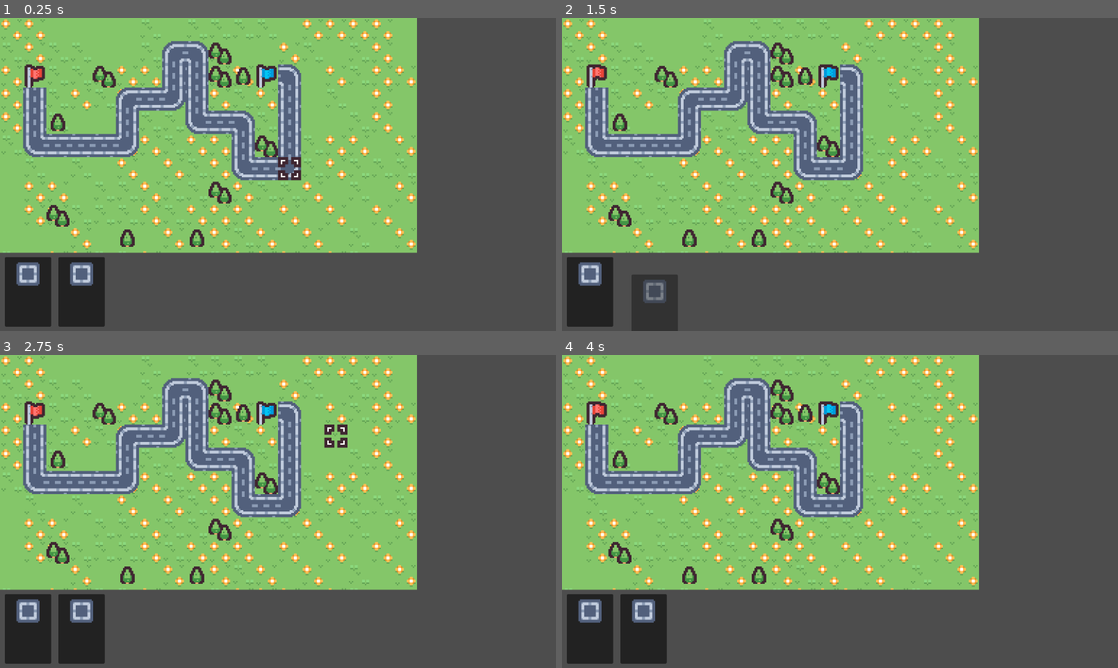
Above: before the commit, frames 1-4 (two rows, left to right).
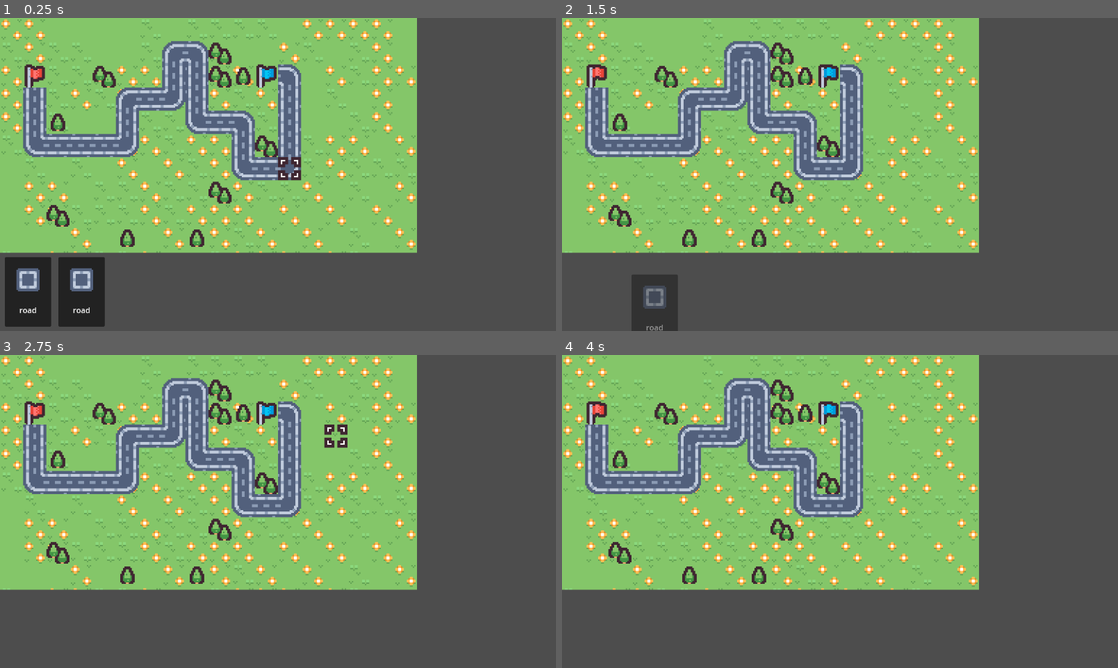
Above: after the commit, the same moments.

Repository: nuzcraft/trails-roads-rails
Game: Godot game, scene res://scenes/main.tscn
Same seed, same stepped clock (60 frames per second), same inputs: the game is played once before the commit and once after it.
Inputs (mouse positions are in pixels of both pictures, inside the frame that each line leads up to):
- Up to frame 1 (0.25 s): no input
- Up to frame 2 (1.5 s): tap Enter at 0.5 s; move the mouse to (589, 293) at 0.52 s; click (589, 293) at 0.67 s; tap Space at 1.25 s; move the mouse to (645, 293) at 1.27 s; click (645, 293) at 1.42 s
- Up to frame 3 (2.75 s): tap Enter at 2 s; move the mouse to (333, 442) at 2.02 s; click (333, 442) at 2.17 s
- Up to frame 4 (4 s): tap Space at 2.75 s; move the mouse to (812, 574) at 2.77 s; click (812, 574) at 2.92 s; tap Enter at 3.5 s; move the mouse to (1006, 558) at 3.52 s; click (1006, 558) at 3.67 s

The runs differ from the first frame. In frame 1, 0.6% of the frame differs, in the area x 2-17%, y 78-95%; in frame 2, 2.1%; in frame 3, 3.7%, in the area x 0-19%, y 76-99%; in frame 4, 3.7%.

Commit message:
cards can now affect the grid

Diff:
--- a/scenes/card.gd
+++ b/scenes/card.gd
@@ -1,23 +1,28 @@
 extends Control
 class_name Card
+
+signal card_dropped(card, atlas_position)
 
 var return_pos: Vector2
 
 enum STATE {
 	STATIC,
-	FOLLOWING
+	FOLLOWING,
+	FROZEN
 }
 
 var current_state: int =  STATE.STATIC
+var atlas_pos: Vector2
 
 func _ready() -> void:
 	return_pos = position
+	var tex: AtlasTexture = $PanelContainer/VBoxContainer/TextureRect.texture
+	atlas_pos = tex.region.position / 16
 
 func _process(delta: float) -> void:
 	match current_state:
 		STATE.STATIC:
 			modulate.a = 1.0
-			pass
 		STATE.FOLLOWING:
 			position = round(get_global_mouse_position() - (size / 4))
 			modulate.a = 0.5
@@ -26,25 +31,23 @@
 	if event is InputEventMouseButton and event.pressed:
 		match event.button_index:
 			MOUSE_BUTTON_LEFT:
-				print("Left mouse button")
-				current_state = STATE.FOLLOWING
-			#MOUSE_BUTTON_RIGHT:
-				#print("right mouse button")
-				#var tween = get_tree().create_tween()
-				#tween.set_ease(Tween.EASE_IN_OUT)
-				#tween.tween_property(self, "position", return_pos, 0.2)
-				#current_state = STATE.STATIC
+				switch_state(STATE.FOLLOWING)
+			MOUSE_BUTTON_RIGHT:
+				switch_state(STATE.STATIC)
 	elif event is InputEventMouseButton and not event.pressed:
 		match event.button_index:
 			MOUSE_BUTTON_LEFT:
-				print("Left mouse button released")
-				var tween = get_tree().create_tween()
-				tween.set_ease(Tween.EASE_IN_OUT)
-				tween.tween_property(self, "position", return_pos, 0.2)
-				current_state = STATE.STATIC
-			#MOUSE_BUTTON_RIGHT:
-				#print("right mouse button")
-				#var tween = get_tree().create_tween()
-				#tween.set_ease(Tween.EASE_IN_OUT)
-				#tween.tween_property(self, "position", return_pos, 0.2)
-				#current_state = STATE.STATIC
+				if current_state == STATE.FOLLOWING:
+					card_dropped.emit(self, atlas_pos)
+					switch_state(STATE.FROZEN)
+				#switch_state(STATE.STATIC)
+
+func switch_state(state: int) -> void:
+	match state:
+		STATE.STATIC:
+			var tween = get_tree().create_tween()
+			tween.set_ease(Tween.EASE_IN_OUT)
+			tween.tween_property(self, "position", return_pos, 0.2)
+			current_state = state
+		_:
+			current_state = state
--- a/scenes/card.tscn
+++ b/scenes/card.tscn
@@ -35,13 +35,29 @@
 size_flags_horizontal = 4
 alignment = 1
 
+[node name="Spacer" type="Control" parent="PanelContainer/VBoxContainer"]
+layout_mode = 2
+size_flags_vertical = 6
+mouse_filter = 1
+
 [node name="TextureRect" type="TextureRect" parent="PanelContainer/VBoxContainer"]
 custom_minimum_size = Vector2(48, 48)
 layout_mode = 2
 size_flags_vertical = 6
 texture = SubResource("AtlasTexture_vt1ow")
 
-[node name="Spacer" type="Control" parent="PanelContainer/VBoxContainer"]
+[node name="Spacer2" type="Control" parent="PanelContainer/VBoxContainer"]
+layout_mode = 2
+size_flags_vertical = 6
+mouse_filter = 1
+
+[node name="Label" type="Label" parent="PanelContainer/VBoxContainer"]
+layout_mode = 2
+text = "road"
+horizontal_alignment = 1
+vertical_alignment = 1
+
+[node name="Spacer3" type="Control" parent="PanelContainer/VBoxContainer"]
 layout_mode = 2
 size_flags_vertical = 6
 mouse_filter = 1
--- a/scenes/main.gd
+++ b/scenes/main.gd
@@ -1,11 +1,20 @@
 extends Node
 
+@onready var tile_map_layer_feature: TileMapLayer = $Control/SubViewportContainer/SubViewport/TileMapLayerFeature
 
 # Called when the node enters the scene tree for the first time.
 func _ready() -> void:
-	pass # Replace with function body.
-
+	$Control/Card.card_dropped.connect(on_card_dropped)
+	$Control/Card2.card_dropped.connect(on_card_dropped)
 
 # Called every frame. 'delta' is the elapsed time since the previous frame.
 func _process(delta: float) -> void:
 	pass
+
+func on_card_dropped(card: Card, atlas_position: Vector2) -> void:
+	print("card dropped heh")
+	print(tile_map_layer_feature.get_local_mouse_position())
+	print(tile_map_layer_feature.local_to_map(tile_map_layer_feature.get_local_mouse_position()))
+	var cell_coord: Vector2i = tile_map_layer_feature.local_to_map(tile_map_layer_feature.get_local_mouse_position())
+	tile_map_layer_feature.set_cell(cell_coord, 0, atlas_position)
+	card.queue_free()
--- a/scenes/main.tscn
+++ b/scenes/main.tscn
@@ -41,7 +41,7 @@
 tile_set = ExtResource("1_ow657")
 
 [node name="GridCursor" parent="Control/SubViewportContainer/SubViewport" instance=ExtResource("2_7h2p8")]
-position = Vector2(8, -24)
+position = Vector2(152, -24)
 
 [node name="Card" parent="Control" instance=ExtResource("2_ur03e")]
 offset_left = 10.0
Not shown, added: screenshots/.gdignore
Binary file added: screenshots/001_tilemap_editing.gif
